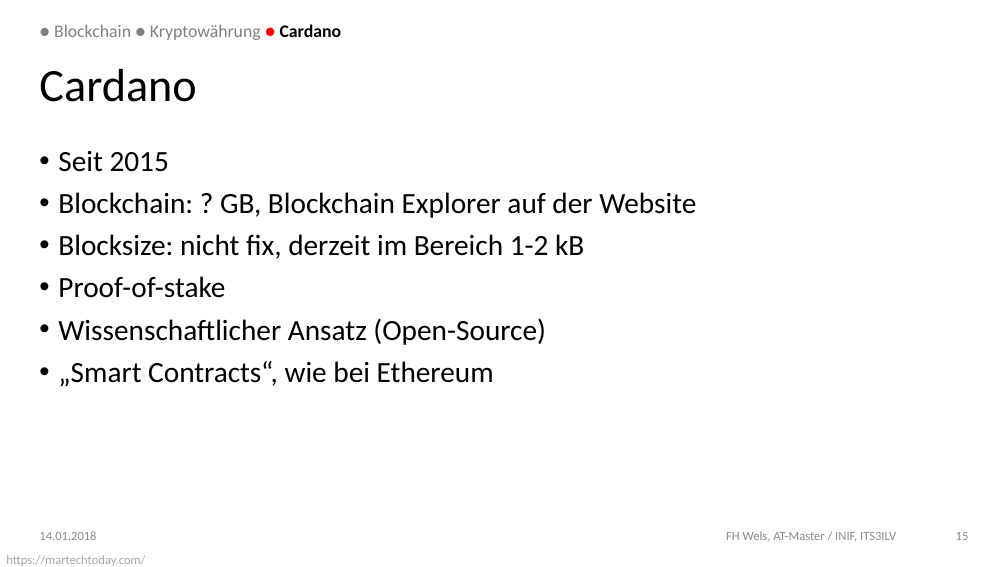
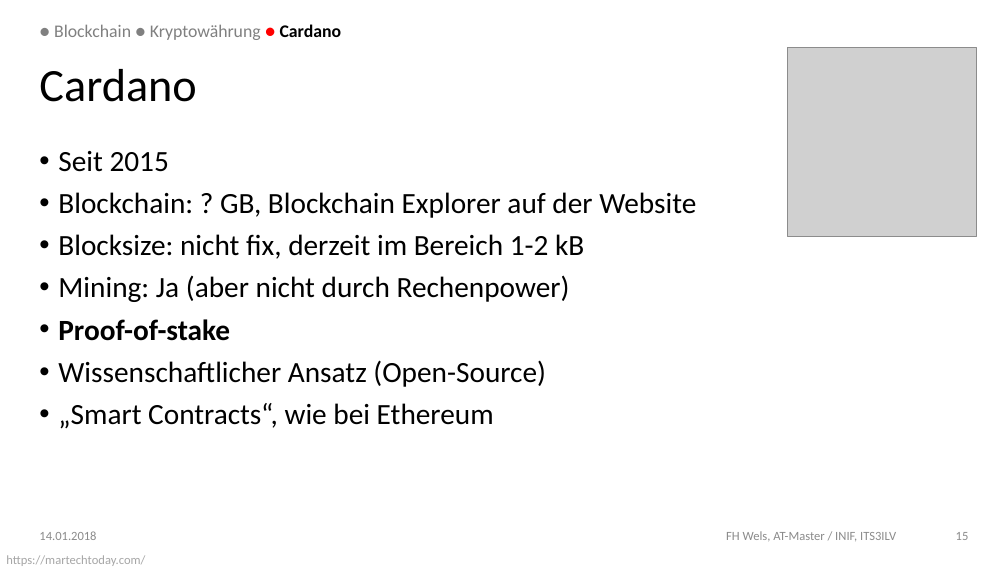
Before and after one commit to DoSchoe/ITS, a slide deck: slide 15 of Präsentation/Blockchain – Technologie.pptx. Drawn at 1008x567 pixels with LibreOffice and Linux fonts; fonts in the diff are those of the drawing; grey boxes stand for pictures; background and template pictures are left out. Boxes give left, top, right and bottom in pixels: in the first picture for what was removed or moved away, otherwise in the second. Text is boxed around its words. In the diff, an @@ line names an element or a change of style, - is before the commit and + after.

```diff
--- a/Präsentation/Blockchain – Technologie.pptx
+++ b/Präsentation/Blockchain – Technologie.pptx
@@ picture added at (787, 47, 976, 236) @@
@@ text at (58, 275, 570, 302): paragraph added @@
+• Mining: Ja (aber nicht durch Rechenpower)
@@ text at (58, 319, 230, 341): bold on in "Proof-of-stake" @@
```
Also in this commit, not shown: 5 other slides changed, 1 slide added.
